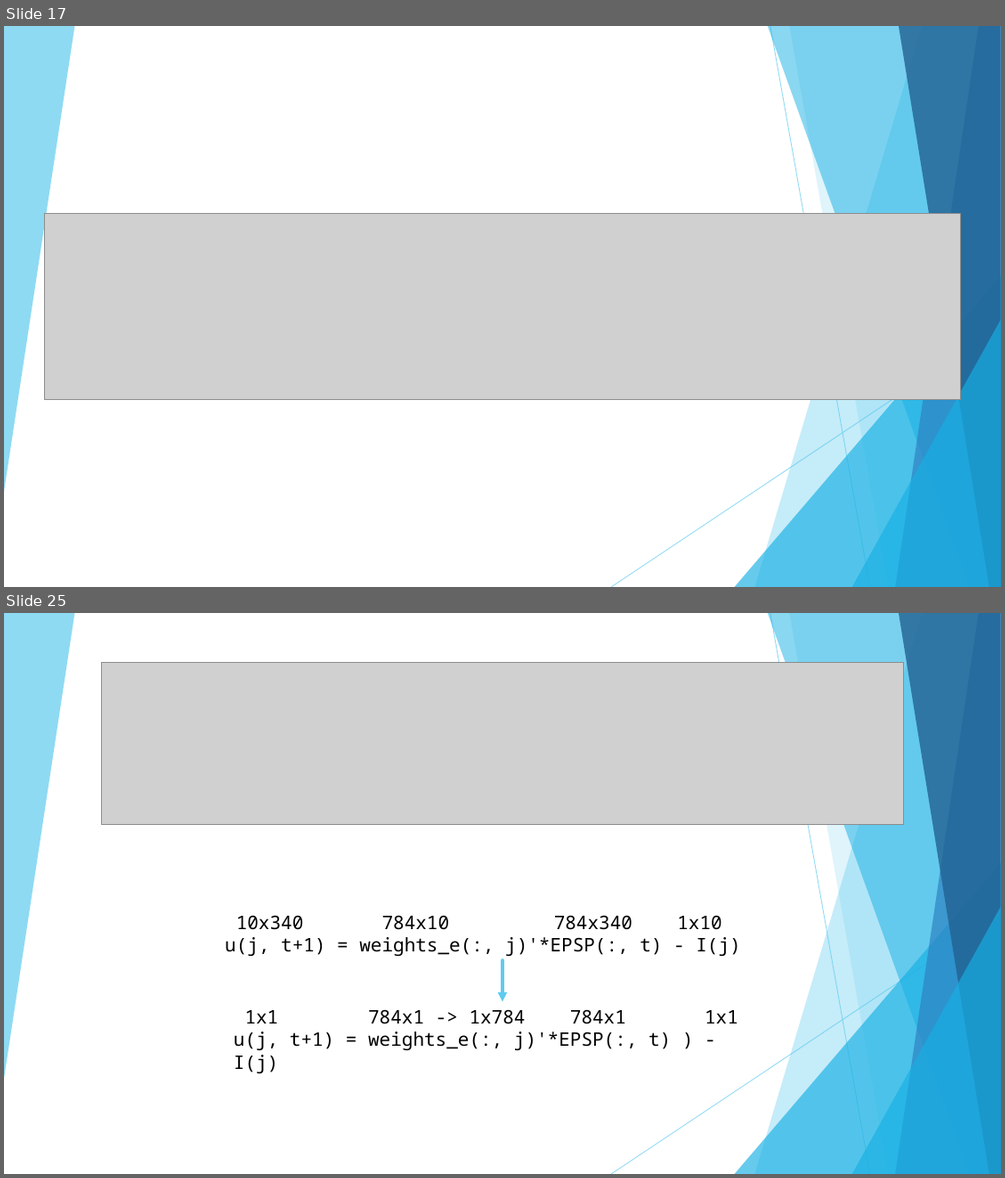
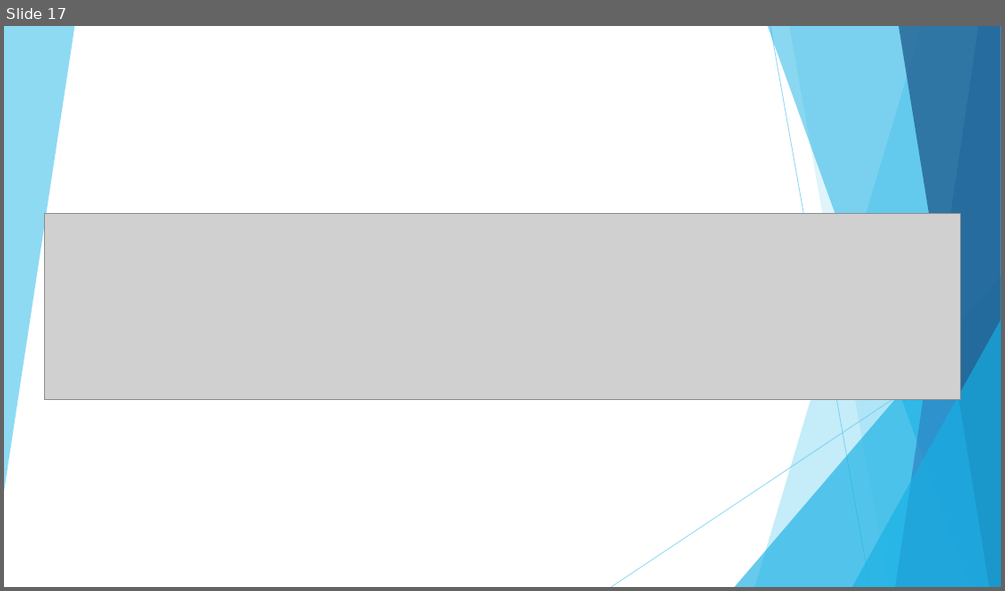
Before and after one commit to dbswl067/Machine-learning, a slide deck: 발표 자료/2021-09-06 brng_stoc_snn.py 발표자료.pptx. Shown one above the other, each under a label of ours: slides 17 and 25 before the commit, slide 17 after it; the slides between them are not shown. The pictures are 1005x1178 and 1005x591 pixels, drawn with LibreOffice and Linux fonts; fonts in the diff are those of the drawing; grey boxes stand for pictures. Boxes give left, top, right and bottom in pixels: in the first picture for what was removed or moved away, otherwise in the second. Text is boxed around its words. In the diff, an @@ line names an element or a change of style, - is before the commit and + after.

```diff
--- a/발표 자료/2021-09-06 brng_stoc_snn.py 발표자료.pptx
+++ b/발표 자료/2021-09-06 brng_stoc_snn.py 발표자료.pptx
@@ slide 25 removed at <box>4,613,1001,1174</box>, background #FFFFFF; not listed: 10 template elements that a slide beside it also shows @@
@@ picture removed at <box>102,662,904,824</box> @@
@@ text removed at <box>225,915,740,956</box> @@
-10x340 784x10 784x340 1x10
-u(j, t+1) = weights_e(:, j)'*EPSP(:, t) - I(j)
@@ arrow removed from (502, 960) to (502, 1002) @@
@@ text removed at <box>234,1009,738,1073</box> @@
-1x1 784x1 -> 1x784 784x1 1x1
-u(j, t+1) = weights_e(:, j)'*EPSP(:, t) ) - I(j)
```
Also in this commit, not shown: 1 slide changed, 5 slides added, 10 other slides removed.
